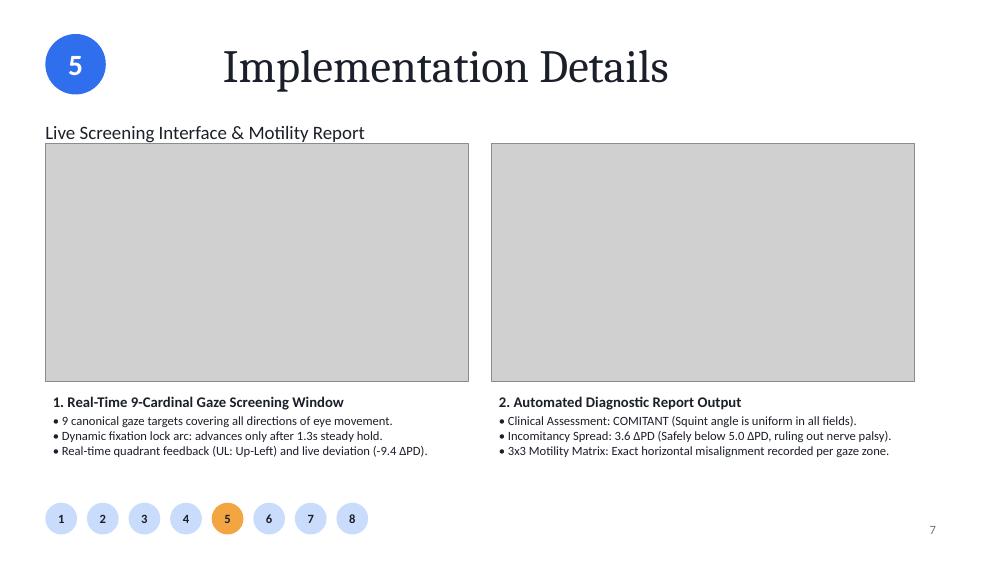
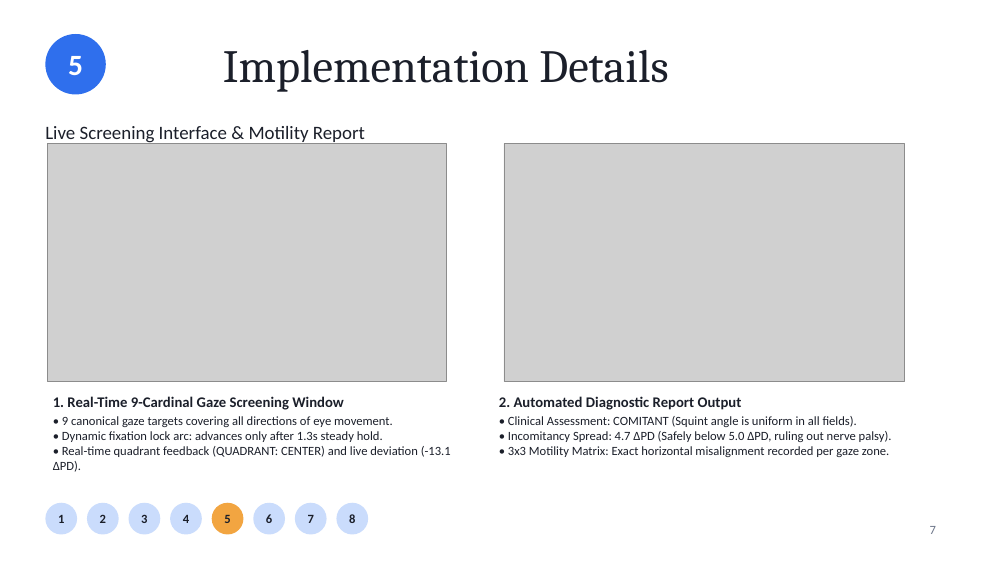
Before and after one commit to ganesh07365/eye-gaze-strabismus, a slide deck: slide 7 of BTP_Evaluation2_Strabismus_Screening.pptx. Drawn at 1008x567 pixels with LibreOffice and Linux fonts; fonts in the diff are those of the drawing; grey boxes stand for pictures. Boxes give left, top, right and bottom in pixels: in the first picture for what was removed or moved away, otherwise in the second. Text is boxed around its words. In the diff, an @@ line names an element or a change of style, - is before the commit and + after.

Commit message:
fix(triage): handle Angle Kappa in result engine and sync report/presentation docs

```diff
--- a/BTP_Evaluation2_Strabismus_Screening.pptx
+++ b/BTP_Evaluation2_Strabismus_Screening.pptx
@@ picture: place and size @@
-picture at bbox=[45, 144, 469, 382]
+picture at bbox=[48, 144, 446, 382]
@@ picture: place and size @@
-picture at bbox=[492, 144, 915, 382]
+picture at bbox=[504, 144, 904, 382]
@@ text at bbox=[53, 416, 451, 472]: text changed @@
-• 9 canonical gaze targets covering all directions of eye movement.
-• Dynamic fixation lock arc: advances only after 1.3s steady hold.
-• Real-time quadrant feedback (UL: Up-Left) and live deviation (-9.4 ΔPD).
+• 9 canonical gaze targets covering all directions of eye movement.
+• Dynamic fixation lock arc: advances only after 1.3s steady hold.
+• Real-time quadrant feedback (QUADRANT: CENTER) and live deviation (-13.1 ΔPD).
@@ text at bbox=[508, 416, 892, 457]: text changed @@
-• Clinical Assessment: COMITANT (Squint angle is uniform in all fields).
-• Incomitancy Spread: 3.6 ΔPD (Safely below 5.0 ΔPD, ruling out nerve palsy).
-• 3x3 Motility Matrix: Exact horizontal misalignment recorded per gaze zone.
+• Clinical Assessment: COMITANT (Squint angle is uniform in all fields).
+• Incomitancy Spread: 4.7 ΔPD (Safely below 5.0 ΔPD, ruling out nerve palsy).
+• 3x3 Motility Matrix: Exact horizontal misalignment recorded per gaze zone.
```
Also in this commit, not shown: 5 other slides changed, 10 other files.
